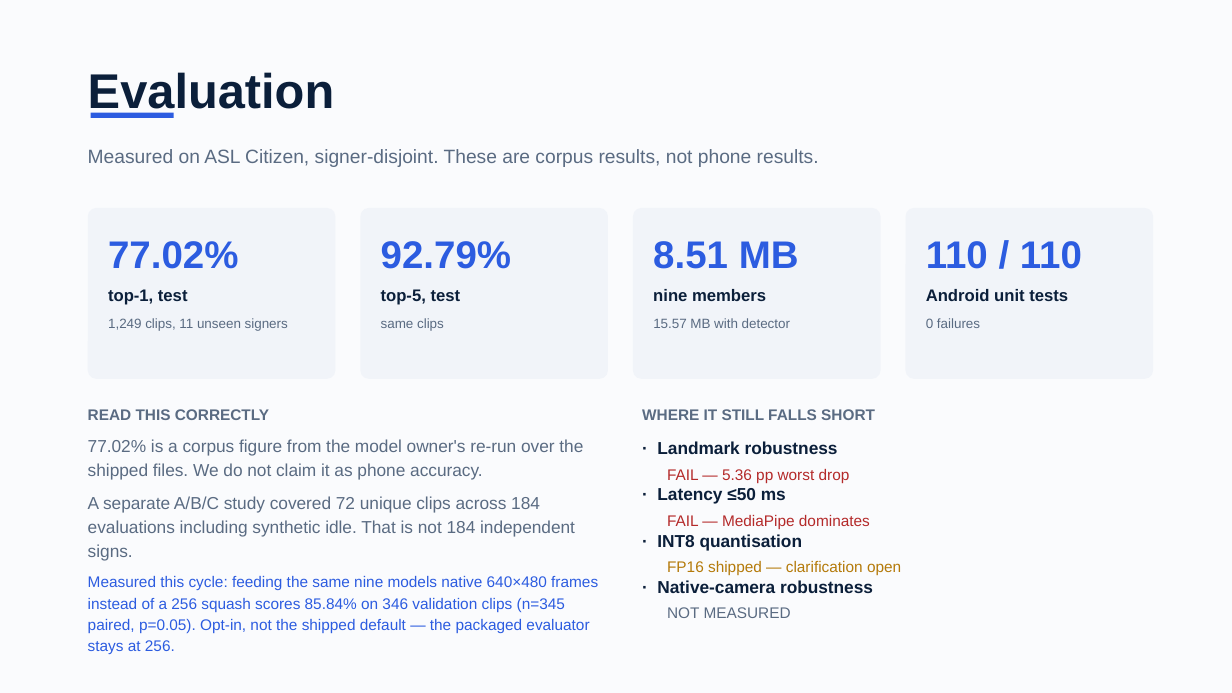
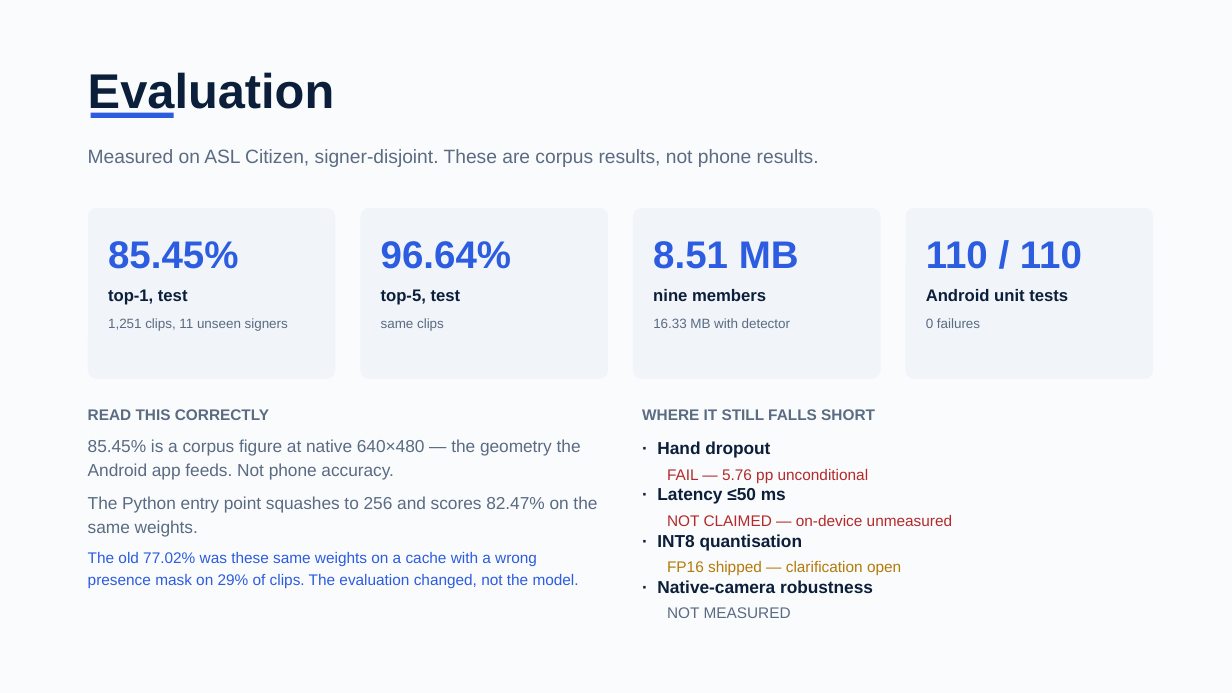
Before and after one commit to dev25bansal-ops/EchoGesture, a slide deck: slide 6 of submission/presentation/EchoGesture_Track02.pptx. Drawn at 1232x693 pixels with LibreOffice and Linux fonts; fonts in the diff are those of the drawing. Boxes give left, top, right and bottom in pixels: in the first picture for what was removed or moved away, otherwise in the second. Text is boxed around its words. In the diff, an @@ line names an element or a change of style, - is before the commit and + after.

```diff
--- a/submission/presentation/EchoGesture_Track02.pptx
+++ b/submission/presentation/EchoGesture_Track02.pptx
@@ text at (x1=108, y1=241, x2=238, y2=269): text changed @@
-77.02%
+85.45%
@@ text at (x1=381, y1=241, x2=511, y2=269): text changed @@
-92.79%
+96.64%
@@ text at (x1=108, y1=318, x2=288, y2=331): text changed @@
-1,249 clips, 11 unseen signers
+1,251 clips, 11 unseen signers
@@ text at (x1=653, y1=318, x2=790, y2=328): text changed @@
-15.57 MB with detector
+16.33 MB with detector
@@ text at (x1=88, y1=439, x2=597, y2=588): text changed @@
-77.02% is a corpus figure from the model owner's re-run over the shipped files. We do not claim it as phone accuracy.
-A separate A/B/C study covered 72 unique clips across 184 evaluations including synthetic idle. That is not 184 independent signs.
-Measured this cycle: feeding the same nine models native 640×480 frames instead of a 256 squash scores 85.84% on 346 validation clips (n=345 paired, p=0.05). Opt-in, not the shipped default — the packaged evaluator stays at 256.
+85.45% is a corpus figure at native 640×480 — the geometry the Android app feeds. Not phone accuracy.
+The Python entry point squashes to 256 and scores 82.47% on the same weights.
+The old 77.02% was these same weights on a cache with a wrong presence mask on 29% of clips. The evaluation changed, not the model.
@@ text at (x1=657, y1=441, x2=770, y2=458): text changed @@
-· Landmark robustness
+· Hand dropout
@@ text at (x1=667, y1=469, x2=869, y2=483): text changed @@
-FAIL — 5.36 pp worst drop
+FAIL — 5.76 pp unconditional
@@ text at (x1=667, y1=515, x2=952, y2=526): text changed @@
-FAIL — MediaPipe dominates
+NOT CLAIMED — on-device unmeasured
```
Also in this commit, not shown: 3 other files.
